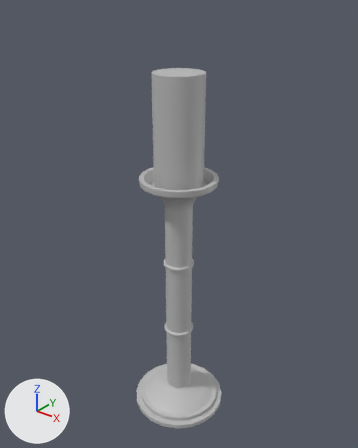
Before and after pictures for a commit that changed the FBX model CandificationV2/Assets/Meshes/Candle+Stand.fbx.
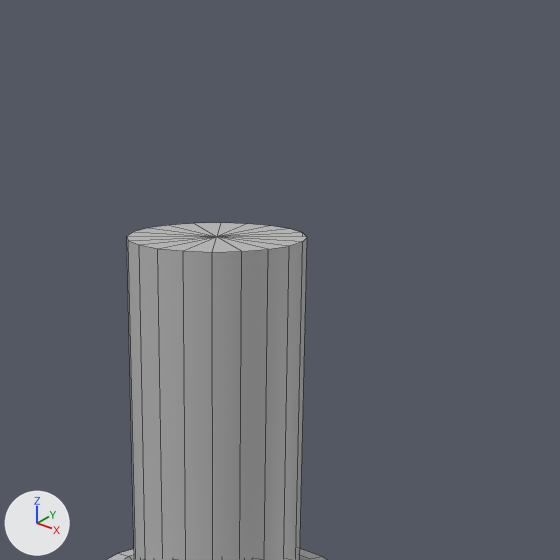
Each version appears first whole from a camera (50 mm lens) standing at (0.0549, -0.0686, 0.0874) and looking at (-0.0009, 0.0012, 0.0441), and next in a close-up on the part from 32% to 79% of the width and 0% to 38% of the height. Lighting does not change. The marker at lower left points along +X, +Y and +Z. The close-ups show mesh edges as thin lines. Where no turn or scale is listed for an object, it has been applied to the vertices.

The first close-up shows 'candle'.
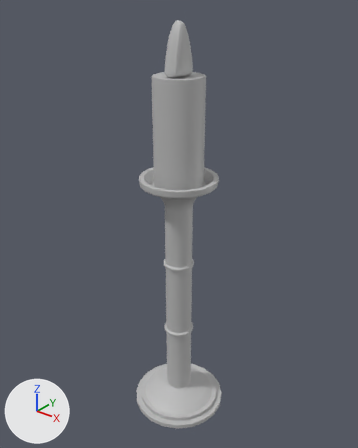
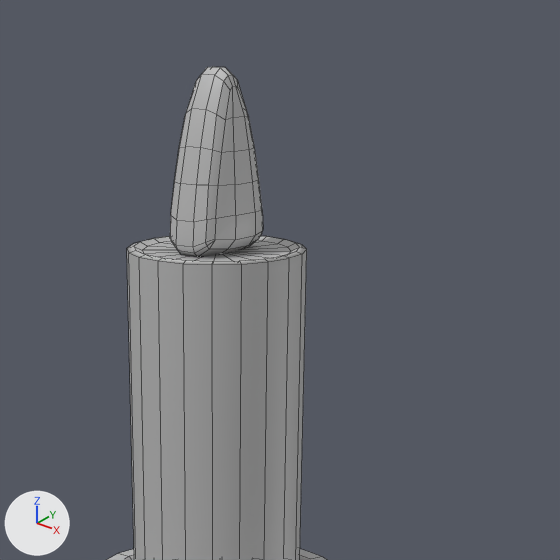
Where the change shows, as pixel boxes [x1, y1, x2, y2] in the close-ups (560 x 560 px; the box of a moved part takes in the faces that stretch with it):
'candle', reshaped, moved
    before: [127, 223, 307, 560]
    after: [127, 236, 307, 560]
'candycornfire', added
    after: [170, 67, 263, 257]
part 1 of me_mesh_001, moved or reshaped
    before: [127, 223, 307, 252]
    after: [127, 236, 307, 265]

The change in detail:
me_mesh_001 is used by ob_candle; location (0.0, 0.0, 0.06346).
me_mesh_001 had 42 vertices, 60 faces and spanned x -0.0047..0.0047, y -0.0047..0.0047, z -0.0102..0.0102.
me_mesh_001 now has 81 vertices, 80 faces and spans x -0.0047..0.0047, y -0.0047..0.0047, z -0.0102..0.0099.
Part 1, on me_mesh_001:
2 vertices are removed from x 0.0, y 0.0, z -0.0102..0.0102.
40 faces are deleted.
20 vertices in x -0.0047..0.0047, y -0.0047..0.0047, z 0.0102 move by (0.0, 0.0, -0.0004).
41 vertices are added at x -0.0043..0.0043, y -0.0043..0.0043, z 0.0097..0.0099.
60 new faces join them.
Mesh me_mesh_002 is new.
It has 136 vertices, 130 faces and spans x -0.0019..0.0019, y -0.00263..0.00263, z -0.0045..0.0045.
It uses material mat_lambert1 (grey #bcbcbc).
Object 'candle' (ob_candle) moves from (0.0, 0.0, 0.06346) to (0.0, 0.0, 0.06331).
Object 'candycornfire' (ob_candycornfire) is new; it shows me_mesh_002.
Its location is (0.0, 0.0, 0.07736).
